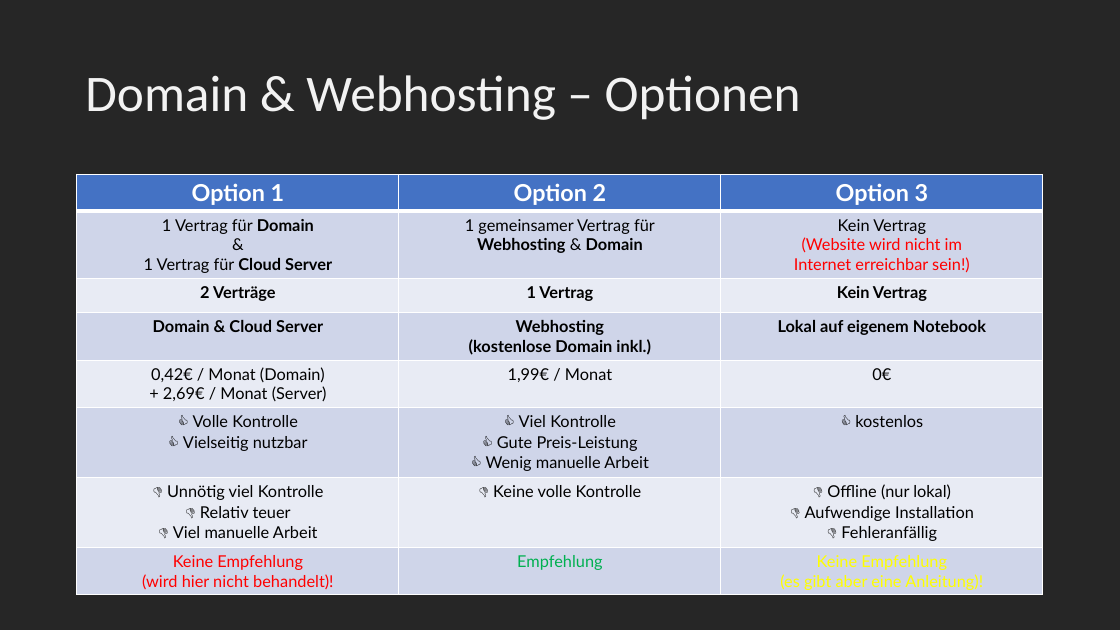
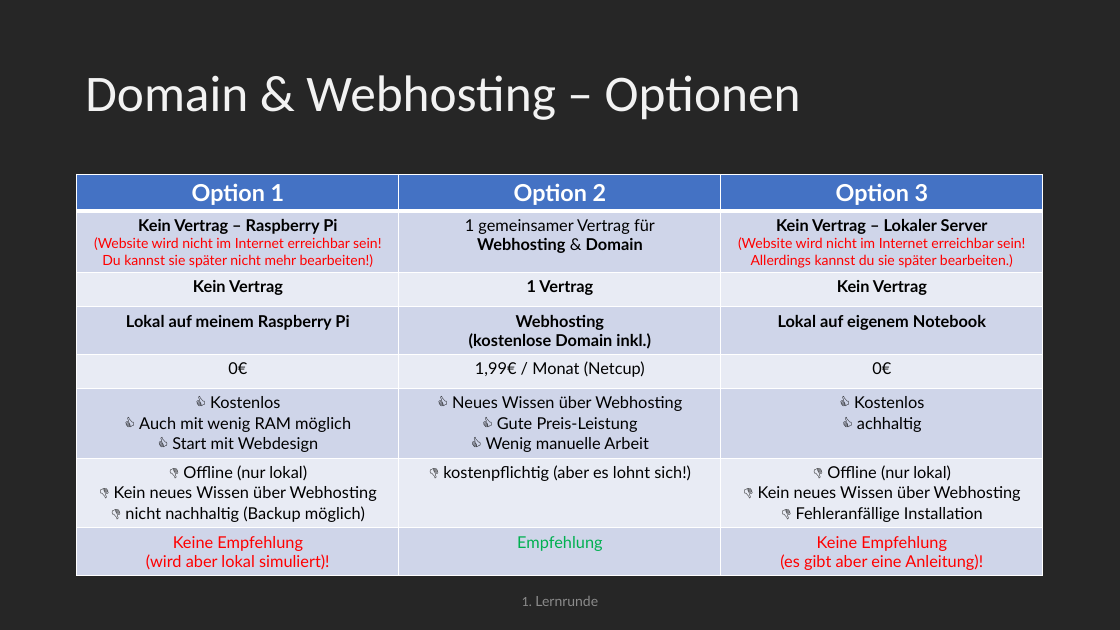
Before and after one commit to maximotus/skill-saturday-wordpress-portfolio-website, a slide deck: slide 7 of wordpress-portfolio-website-presentation.pptx (slide 6 before the commit). Drawn at 1120x630 pixels with LibreOffice and Linux fonts; fonts in the diff are those of the drawing. Boxes give left, top, right and bottom in pixels: in the first picture for what was removed or moved away, otherwise in the second. Text is boxed around its words. In the diff, an @@ line names an element or a change of style, - is before the commit and + after.

```diff
--- a/wordpress-portfolio-website-presentation.pptx
+++ b/wordpress-portfolio-website-presentation.pptx
@@ table at (77,175,1043,574) @@
-row 2, column 1: 1 Vertrag für Domain & 1 Vertrag für Cloud Server
+row 2, column 1: Kein Vertrag – Raspberry Pi / (Website wird nicht im Internet erreichbar sein! Du kannst sie später nicht mehr bearbeiten!)
-row 2, column 3: Kein Vertrag (Website wird nicht im Internet erreichbar sein!)
+row 2, column 3: Kein Vertrag – Lokaler Server (Website wird nicht im Internet erreichbar sein! Allerdings kannst du sie später bearbeiten.)
-row 3, column 1: 2 Verträge
+row 3, column 1: Kein Vertrag
-row 4, column 1: Domain & Cloud Server
+row 4, column 1: Lokal auf meinem Raspberry Pi
-row 5, column 1: 0,42€ / Monat (Domain) + 2,69€ / Monat (Server)
+row 5, column 1: 0€
-row 5, column 2: 1,99€ / Monat
+row 5, column 2: 1,99€ / Monat (Netcup)
-row 6: 👍 Volle Kontrolle / 👍 Vielseitig nutzbar | 👍 Viel Kontrolle / 👍 Gute Preis-Leistung / 👍 Wenig manuelle Arbeit | 👍 kostenlos
+row 6: 👍 Kostenlos / 👍 Auch mit wenig RAM möglich / 👍 Start mit Webdesign | 👍 Neues Wissen über Webhosting / 👍 Gute Preis-Leistung / 👍 Wenig manuelle Arbeit | 👍 Kostenlos / 👍 achhaltig
-row 7: 👎 Unnötig viel Kontrolle / 👎 Relativ teuer / 👎 Viel manuelle Arbeit | 👎 Keine volle Kontrolle | 👎 Offline (nur lokal) / 👎 Aufwendige Installation / 👎 Fehleranfällig
+row 7: 👎 Offline (nur lokal) / 👎 Kein neues Wissen über Webhosting / 👎 nicht nachhaltig (Backup möglich) | 👎 kostenpflichtig (aber es lohnt sich!) | 👎 Offline (nur lokal) / 👎 Kein neues Wissen über Webhosting / 👎 Fehleranfällige Installation
-row 8, column 1: Keine Empfehlung (wird hier nicht behandelt)!
+row 8, column 1: Keine Empfehlung (wird aber lokal simuliert)!
@@ text colour #FFFF00 to #FF0000 in "Keine Empfehlung (es gibt aber eine Anleitung)!" @@
@@ text added at (522,596,598,606), 12 pt, text #8C8C8C @@
+1. Lernrunde
```
Also in this commit, not shown: 10 other slides changed, 5 slides added, 16 other files.
